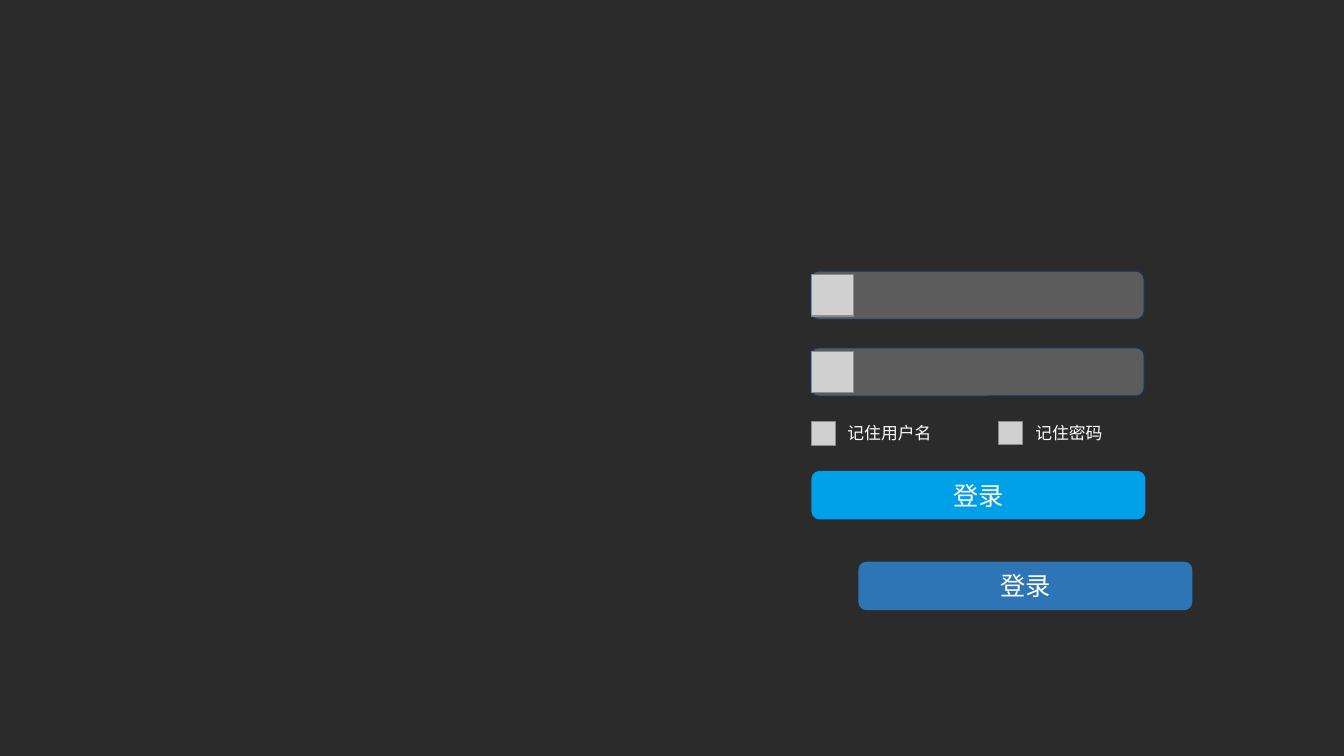
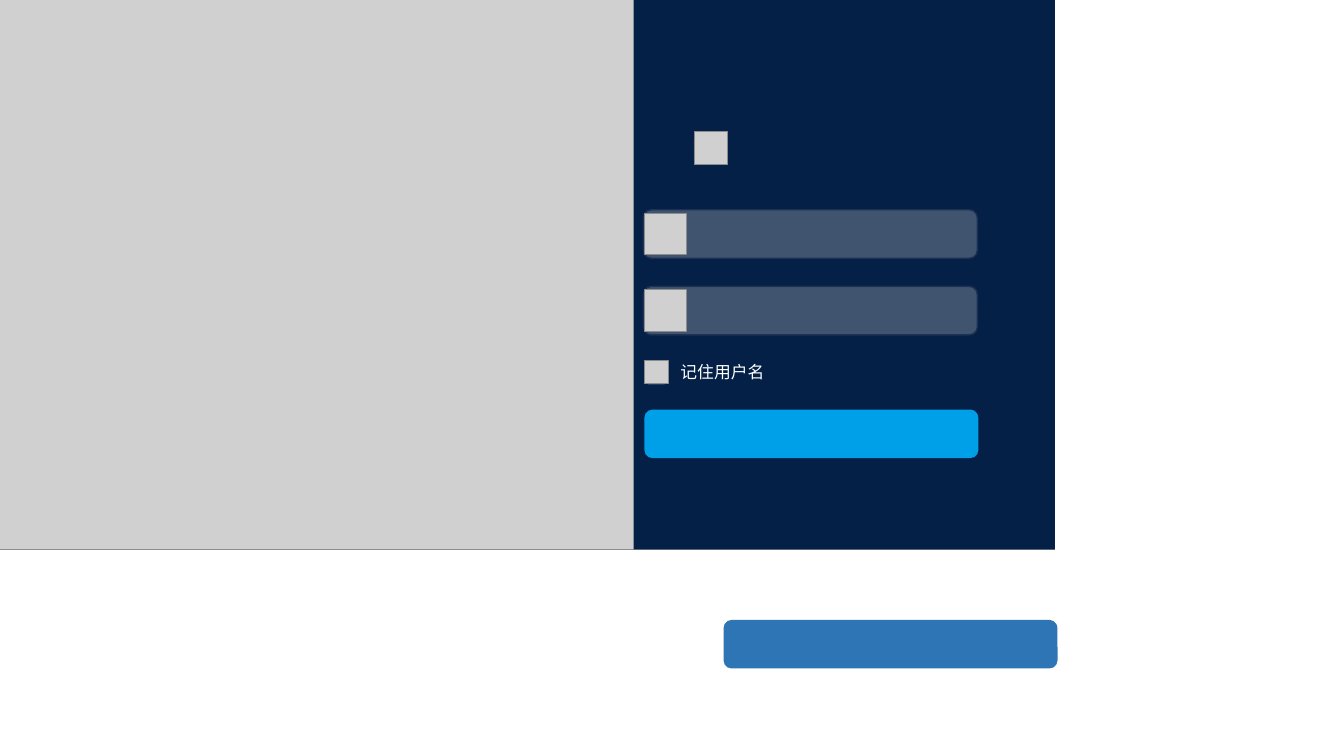
Before and after one commit to gonghui-yu/LabVIEW-User-Management, a slide deck: slide 1 of 界面设计.pptx. Drawn at 1344x756 pixels with LibreOffice and Linux fonts; fonts in the diff are those of the drawing; grey boxes stand for pictures; background and template pictures are left out; a plain dark background stands for a picture behind light text. Boxes give left, top, right and bottom in pixels: in the first picture for what was removed or moved away, otherwise in the second. Text is boxed around its words. In the diff, an @@ line names an element or a change of style, - is before the commit and + after.

Commit message:
完成登录界面实现

```diff
--- a/界面设计.pptx
+++ b/界面设计.pptx
@@ background picture (left out) to #FFFFFF @@
@@ picture added at (0,0,1055,549) @@
@@ rectangle added at (634,0,1056,551), fill #042046 @@
@@ rounded rectangle added at (695,131,728,164), fill #D0CECE at 30% opacity @@
@@ picture added at (695,131,728,164) @@
@@ 3 pictures, 3 rounded rectangles, 1 text: place and size @@
-3 pictures, 3 rounded rectangles, 1 text at (811,271,1144,446)
+3 pictures, 3 rounded rectangles, 1 text at (643,210,977,384)
@@ rounded rectangle added at (644,409,978,458), fill #00A0E8 @@
@@ rounded rectangle removed at (999,421,1023,446) @@
@@ picture removed at (999,421,1023,446) @@
@@ text removed at (1035,425,1102,441) @@
-记住密码
@@ rounded rectangle removed at (812,471,1145,519) @@
-登录
@@ text in rounded rectangle at (1000,574,1050,597): text removed @@
-登录
@@ rounded rectangle: place and size @@
-rounded rectangle at (859,562,1193,610)
+rounded rectangle at (724,620,1058,668)
```
Also in this commit, not shown: 43 other files.
